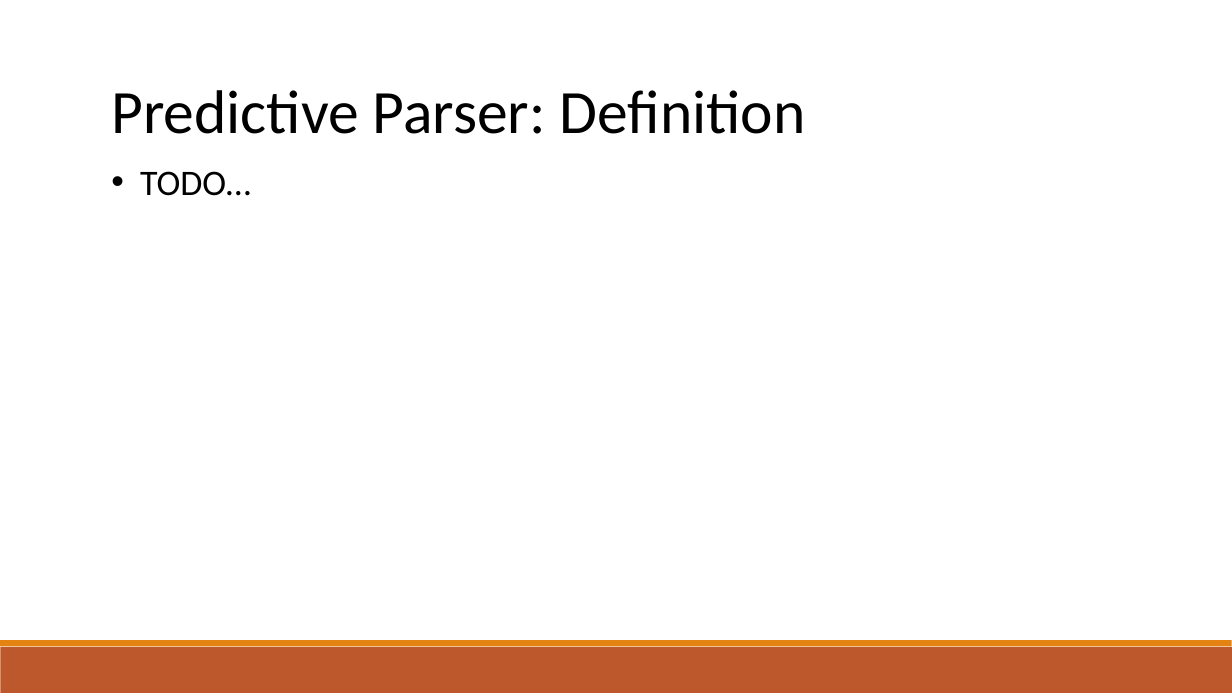
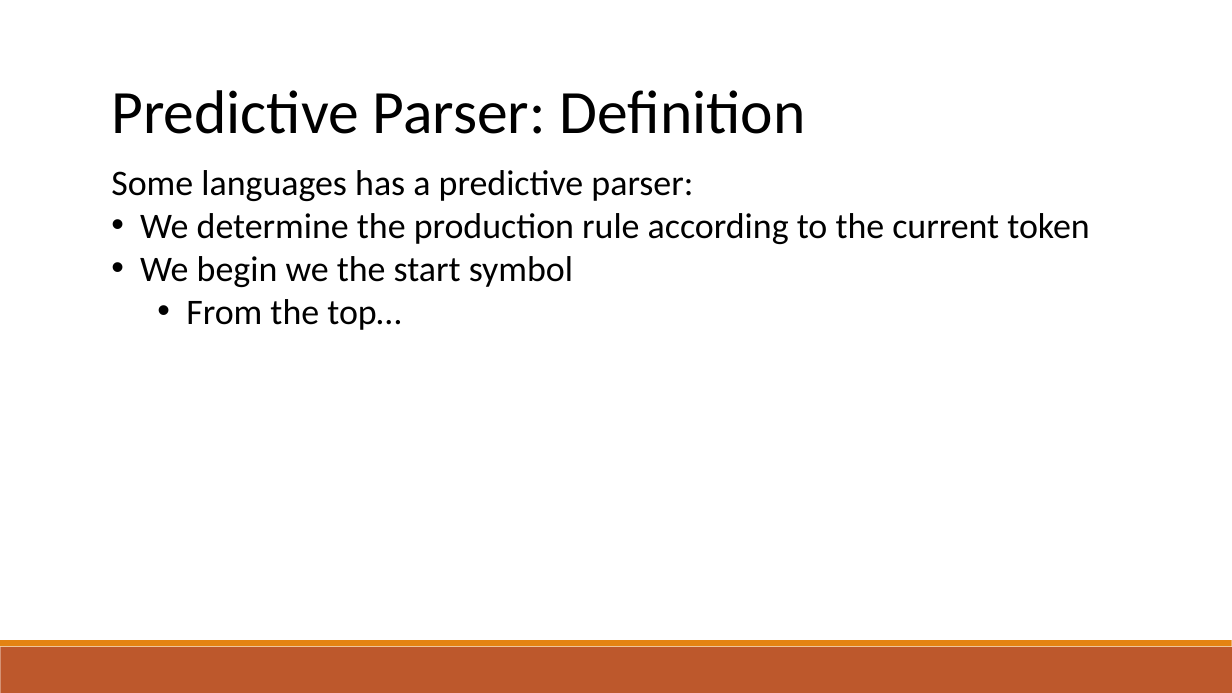
Before and after one commit to raghadzeidan/COMPILATION_TAU_FOR_STUDENTS, a slide deck: slide 31 of new_slides/top_down_parsing.pptx. Drawn at 1232x693 pixels with LibreOffice and Linux fonts; fonts in the diff are those of the drawing. Boxes give left, top, right and bottom in pixels: in the first picture for what was removed or moved away, otherwise in the second. Text is boxed around its words. In the diff, an @@ line names an element or a change of style, - is before the commit and + after.

```diff
--- a/new_slides/top_down_parsing.pptx
+++ b/new_slides/top_down_parsing.pptx
@@ text at <box>111,170,1089,330</box>: text changed @@
-• TODO…
+Some languages has a predictive parser:
+• We determine the production rule according to the current token
+• We begin we the start symbol
+  • From the top…
```
Also in this commit, not shown: 3 other slides changed, 10 slides added, 1 other file.
